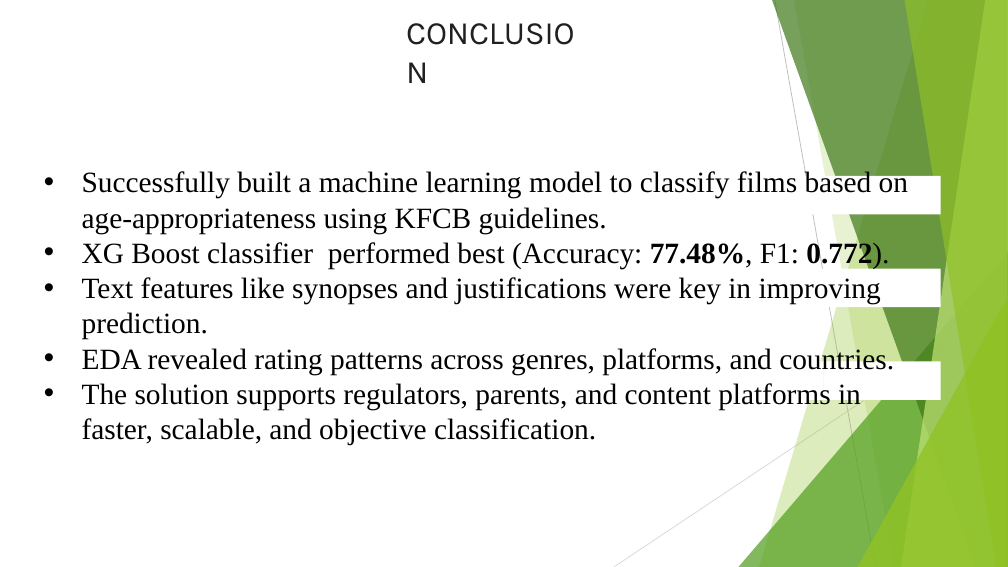
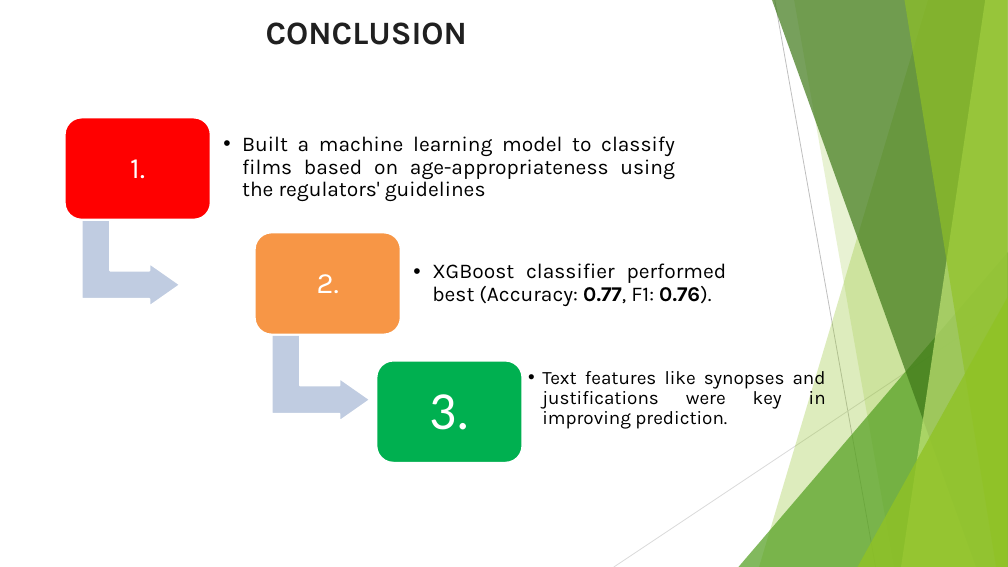
Before and after one commit to cminyade/Data_Alchemists, a slide deck: slide 10 of audiovisual_presentation.pptx (slide 9 before the commit). Drawn at 1008x567 pixels with LibreOffice and Linux fonts; fonts in the diff are those of the drawing. Boxes give left, top, right and bottom in pixels: in the first picture for what was removed or moved away, otherwise in the second. Text is boxed around its words. In the diff, an @@ line names an element or a change of style, - is before the commit and + after.

```diff
--- a/audiovisual_presentation.pptx
+++ b/audiovisual_presentation.pptx
@@ text "CONCLUSION" moved from (x1=405, y1=11, x2=594, y2=51) to (x1=266, y1=22, x2=467, y2=45) @@
@@ text "CONCLUSION" at (x1=266, y1=22, x2=467, y2=45): letter spacing -0.1 to 0 pt, bold on @@
@@ text removed at (x1=82, y1=170, x2=908, y2=446) @@
-• Successfully built a machine learning model to classify films based on age-appropriateness using KFCB guidelines.
-• XG Boost classifier performed best (Accuracy: 77.48%, F1: 0.772).
-• Text features like synopses and justifications were key in improving prediction.
-• EDA revealed rating patterns across genres, platforms, and countries.
-• The solution supports regulators, parents, and content platforms in faster, scalable, and objective classification.
@@ freeform shape removed at (x1=751, y1=176, x2=941, y2=215) @@
@@ freeform shape removed at (x1=607, y1=268, x2=941, y2=307) @@
@@ group added at (x1=64, y1=117, x2=826, y2=463): 6 texts, 3 rounded rectangles, 2 bent up arrows @@
+1.
+  • Built a machine learning model to classify films based on age-appropriateness using the regulators' guidelines
+2.
+  • XGBoost classifier performed best (Accuracy: 0.77, F1: 0.76).
+3.
+  • Text features like synopses and justifications were key in improving prediction.
@@ freeform shape removed at (x1=597, y1=361, x2=941, y2=400) @@
```
Also in this commit, not shown: 8 other slides changed, 8 slides added, 4 slides removed, 2 other files.
